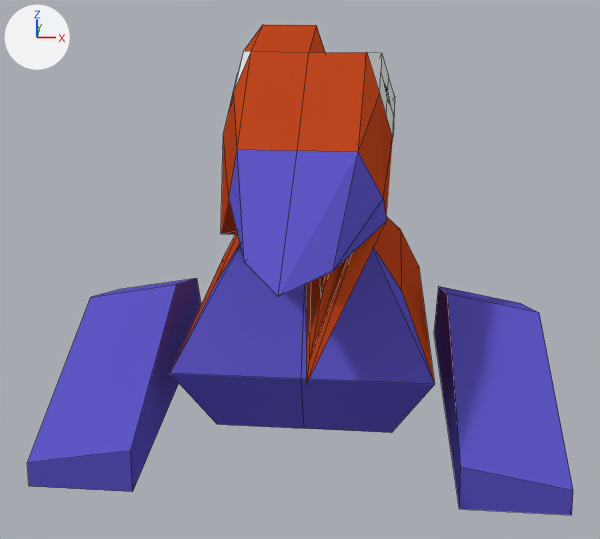
Renders of the Blender file Porygon/PORIGON_blend2.blend from each side of a commit.
One viewpoint serves both versions: a 50 mm lens placed at (0.43, -4.06, 3.96), pointed at (-0.08, 2.0, 1.42). Every picture has the same lights, and +X, +Y and +Z are marked at upper left. Mesh edges are drawn as thin lines.

The first picture shows 'Porygon'.
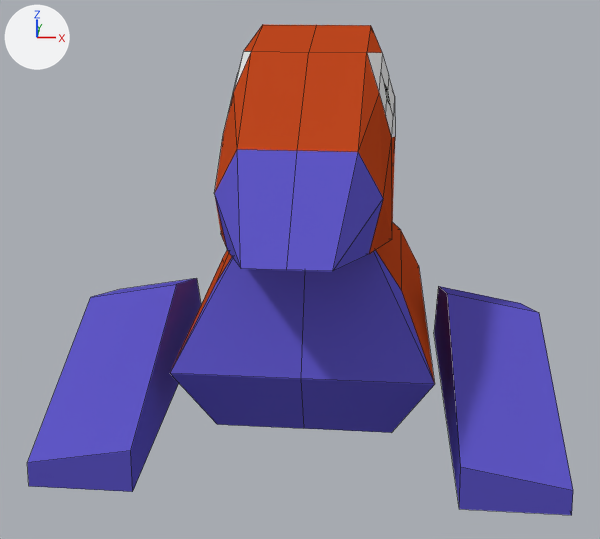
Boxes [x1, y1, x2, y2] around the edits, measured in the pictures (600 x 539 px; the box of a moved part takes in the faces that stretch with it):
part 1 of me_plane, moved or reshaped: before [221, 25, 395, 382]; after [215, 25, 395, 271]

The change, as a diff of the scene's bpy script:
```diff
--- a/Porygon/PORIGON_blend2.blend.py
+++ b/Porygon/PORIGON_blend2.blend.py
@@ me_plane @@
 me_plane.from_pydata(...)  # 120 vertices, 104 faces, 6 loose edges; spans x -1.86..1.86, y -0.37..4.64, z 0.22..3.22
 # used by ob_porygon; location = (0.0, 0.0, 0.0)
-me_plane.vertices[5].co = (0.15, -0.37, 1.78)
-me_plane.vertices[7].co = (0.56, 0.98, 2.2)
-me_plane.vertices[8].co = (0.25, 0.59, 2.35)
-me_plane.vertices[11].co = (0.2, 0.1, 2.05)
-me_plane.vertices[12].co = (0.32, 1.18, 2.73)
-me_plane.vertices[13].co = (0.16, -0.24, 1.85)
-me_plane.vertices[17].co = (0.6, 1.67, 2.57)
-me_plane.vertices[37].co = (0.62, 2.07, 2.48)
-me_plane.vertices[61].co = (-0.43, 0.85, 2.37)
-me_plane.vertices[62].co = (0.23, 0.96, 2.29)
-me_plane.vertices[63].co = (0.45, 0.98, 2.19)
-me_plane.vertices[65].co = (-0.24, 0.21, 2.21)
-me_plane.vertices[66].co = (-0.02, -0.07, 2.13)
+# me_plane part 1
+me_plane.vertices[5].co = (0.62, 1.6, 1.85)
+me_plane.vertices[7].co = (0.46, 0.89, 2.0)
+me_plane.vertices[8].co = (0.54, 3.05, 2.75)
+me_plane.vertices[11].co = (0.62, 2.85, 2.1)
+me_plane.vertices[12].co = (0.42, 2.63, 3.22)
+me_plane.vertices[13].co = (0.62, 2.31, 1.99)
+me_plane.vertices[17].co = (0.59, 1.67, 2.58)
+me_plane.vertices[37].co = (0.63, 2.07, 2.48)
+me_plane.vertices[61].co = (-0.53, 0.95, 2.36)
+me_plane.vertices[62].co = (-0.46, 0.89, 2.0)
+me_plane.vertices[63].co = (0.0, 0.89, 2.0)
+me_plane.vertices[65].co = (-0.26, 0.18, 2.18)
+me_plane.vertices[66].co = (0.0, 0.18, 2.18)
 me_plane.materials.append(mat_赤)
```
